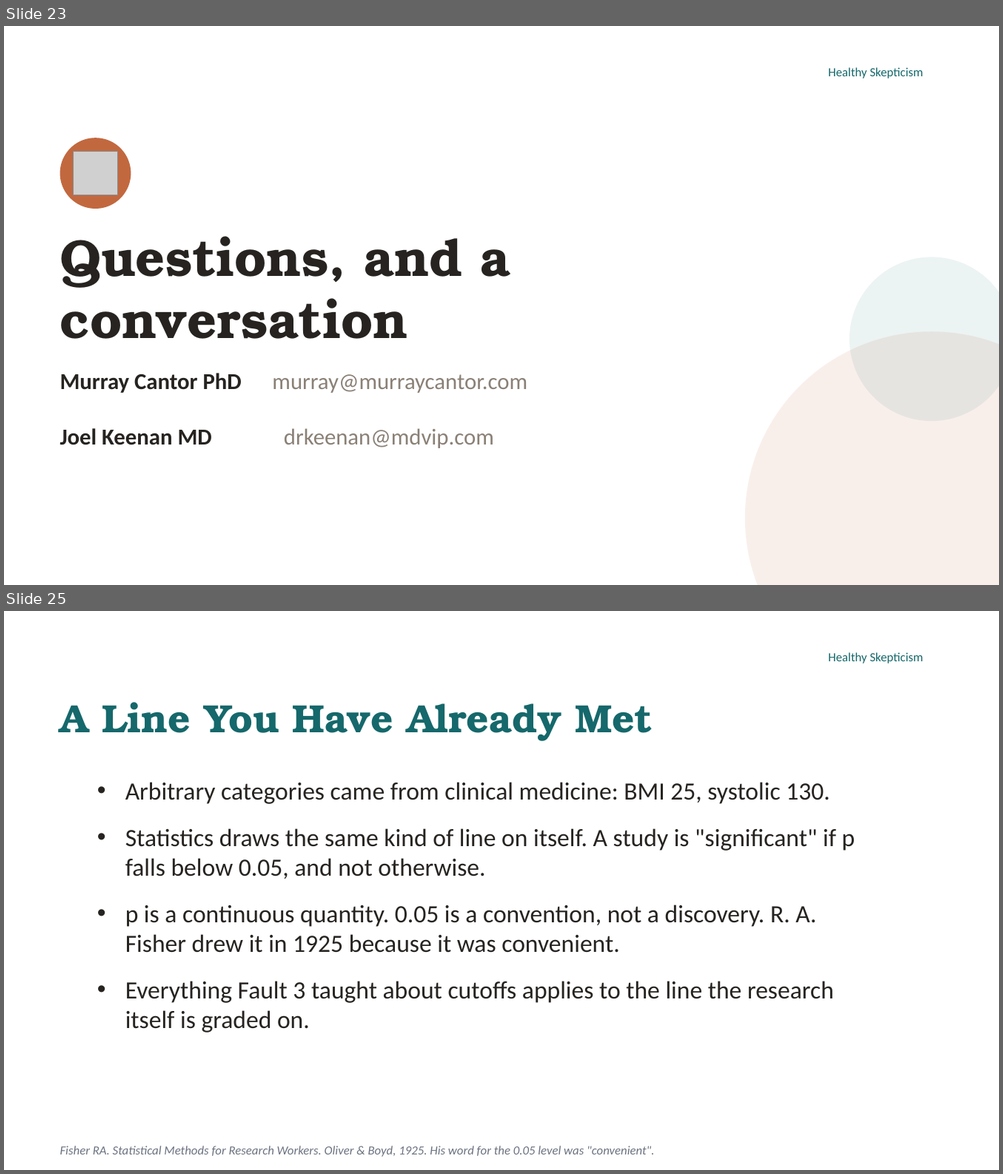
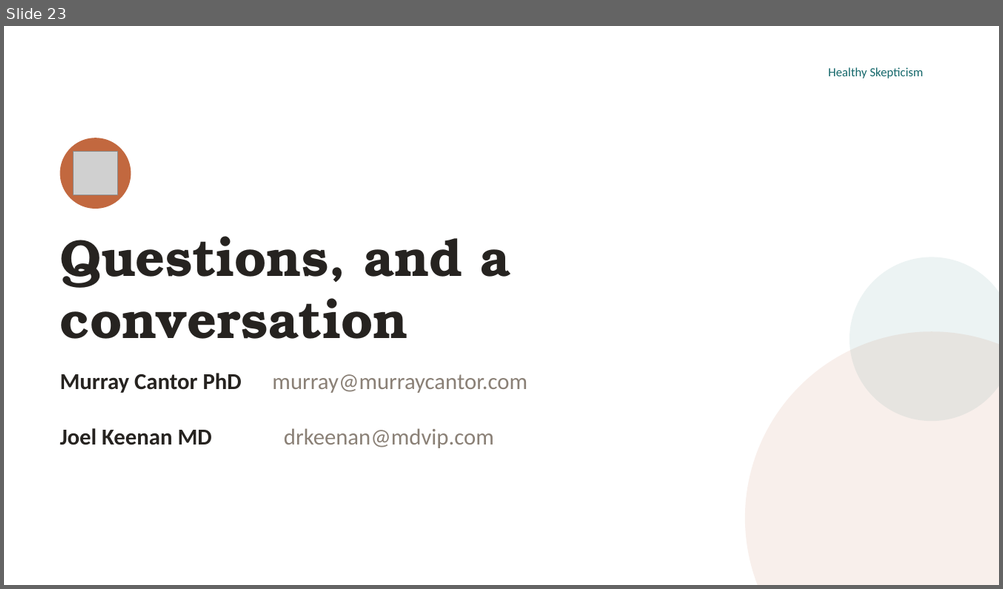
Before and after one commit to murraygmail/healthy-skepticism, a slide deck: materials/Day3.pptx. Shown one above the other, each under a label of ours: slides 23 and 25 before the commit, slide 23 after it; the slides between them are not shown. The pictures are 1003x1174 and 1003x589 pixels, drawn with LibreOffice and Linux fonts; fonts in the diff are those of the drawing; grey boxes stand for pictures; background and template pictures are left out. Boxes give left, top, right and bottom in pixels: in the first picture for what was removed or moved away, otherwise in the second. Text is boxed around its words. In the diff, an @@ line names an element or a change of style, - is before the commit and + after.

```diff
--- a/materials/Day3.pptx
+++ b/materials/Day3.pptx
@@ slide 25 removed at [4,611,999,1170], background #FFFFFF; not listed: 1 template element that a slide beside it also shows @@
@@ title removed at [60,702,653,741] @@
-A Line You Have Already Met
@@ text removed at [125,782,855,1033] @@
-  • Arbitrary categories came from clinical medicine: BMI 25, systolic 130.
-  • Statistics draws the same kind of line on itself. A study is "significant" if p falls below 0.05, and not otherwise.
-  • p is a continuous quantity. 0.05 is a convention, not a discovery. R. A. Fisher drew it in 1925 because it was convenient.
-  • Everything Fault 3 taught about cutoffs applies to the line the research itself is graded on.
@@ text removed at [60,1146,654,1157] @@
-Fisher RA. Statistical Methods for Research Workers. Oliver & Boyd, 1925. His word for the 0.05 level was "convenient".
```
Also in this commit, not shown: 1 slide changed, 3 other slides removed, 7 other files.
